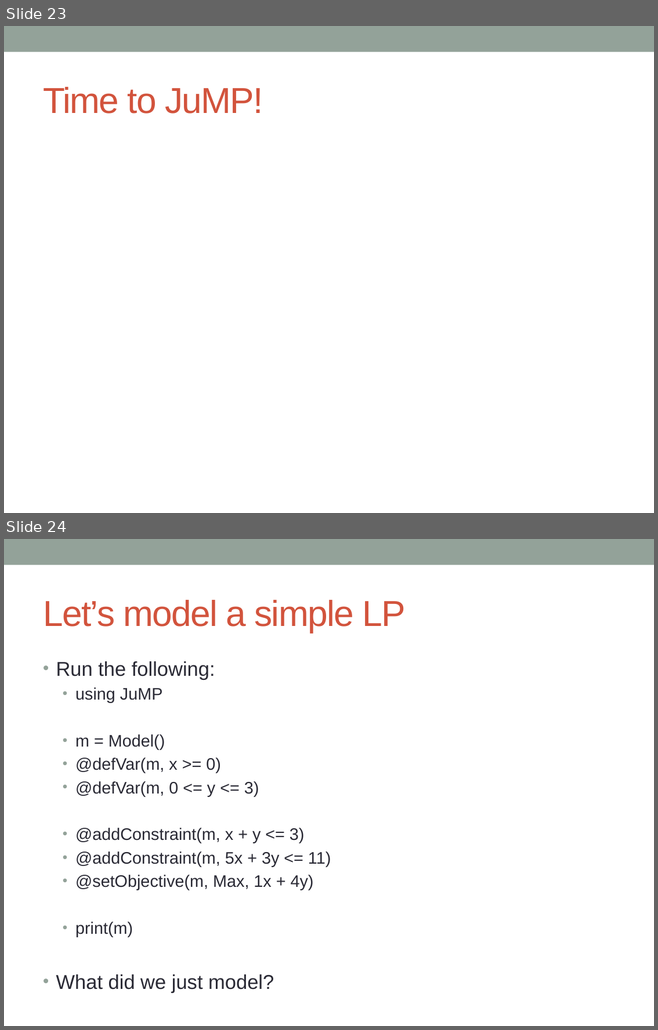
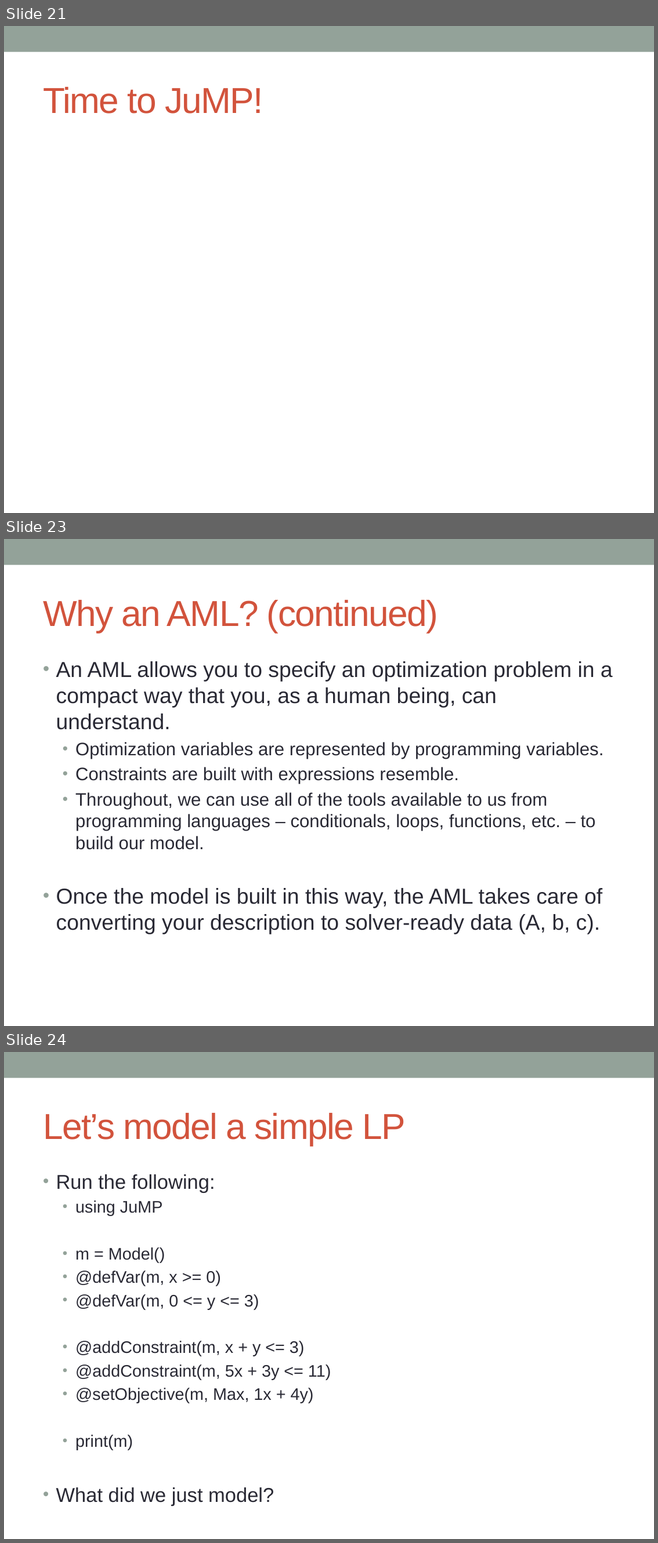
Before and after one commit to IainNZ/ORSoftwareTools2014, a slide deck: Modelling/LPModeling.pptx. Shown one above the other, each under a label of ours: slides 23 and 24 before the commit, slides 21, 23 and 24 after it; the slides between them are not shown. The pictures are 658x1030 and 658x1543 pixels, drawn with LibreOffice and Linux fonts; fonts in the diff are those of the drawing. Boxes give left, top, right and bottom in pixels: in the first picture for what was removed or moved away, otherwise in the second. Text is boxed around its words. In the diff, an @@ line names an element or a change of style, - is before the commit and + after.

Commit message:
Final version of slides!

```diff
--- a/Modelling/LPModeling.pptx
+++ b/Modelling/LPModeling.pptx
@@ slide 23 added at <box>4,539,654,1026</box>, background #FFFFFF; not listed: 1 template element that a slide beside it also shows @@
@@ title added at <box>43,600,438,633</box>, 40 pt, text #D2533C @@
+Why an AML? (continued)
@@ text added at <box>56,661,612,935</box>, 20 pt, text #292934 @@
+• An AML allows you to specify an optimization problem in a compact way that you, as a human being, can understand.
+  • Optimization variables are represented by programming variables.
+  • Constraints are built with expressions resemble.
+  • Throughout, we can use all of the tools available to us from programming languages – conditionals, loops, functions, etc. – to build our model.
+• Once the model is built in this way, the AML takes care of converting your description to solver-ready data (A, b, c).
@@ what was slide 23 is now slide 21 @@
```
Also in this commit, not shown: 2 slides changed, 3 other slides added, 1 slide removed.
